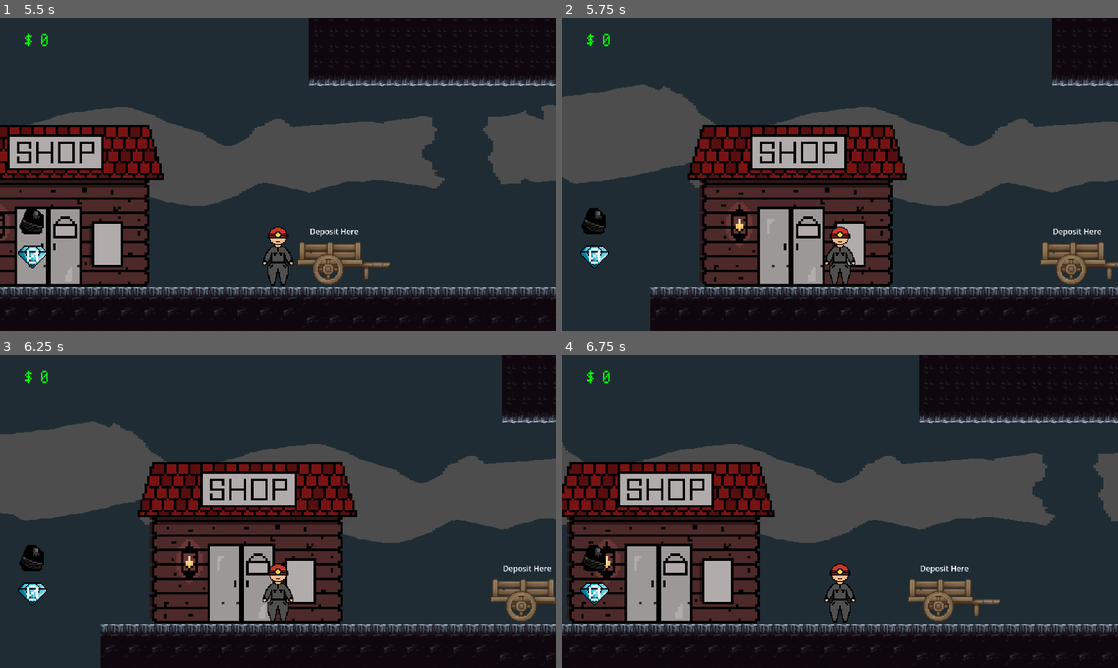
Above: before the commit, frames 1-4 (two rows, left to right).
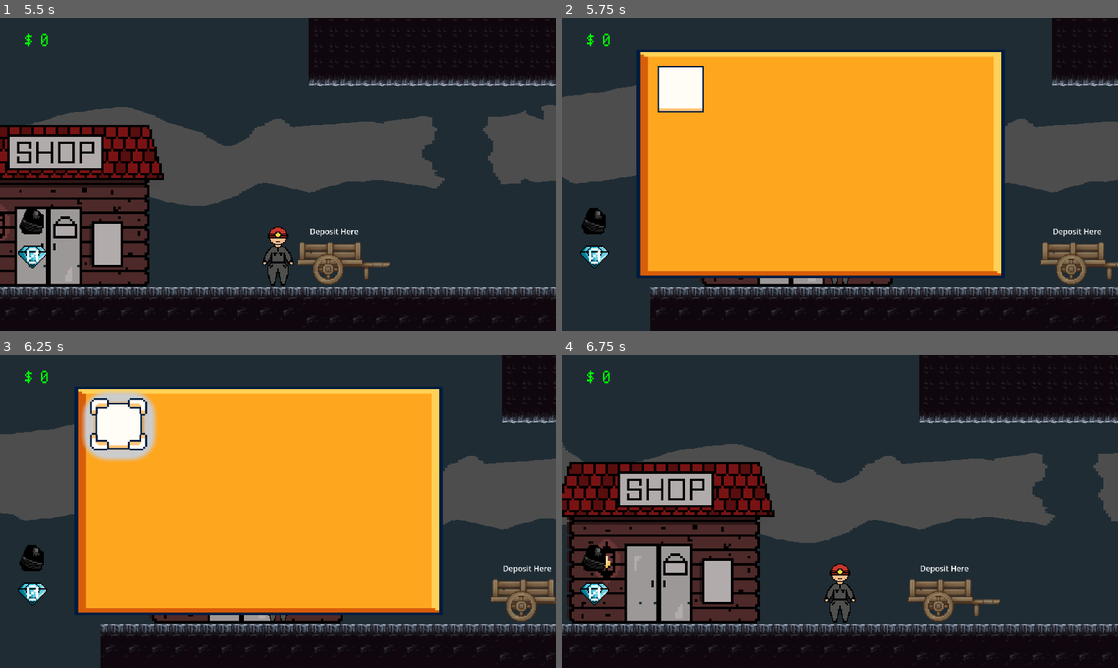
Above: after the commit, the same moments.

Repository: Jrees98/Pirate_Jam_15
Game: Godot game, scene res://Scenes/main.tscn
The game is run twice, just before and just after one commit, with the same random seed, the same clock (stepped at 60 frames per second) and the same inputs. The project has no main scene, so this scene is started directly.
Inputs (mouse positions are in pixels of both pictures, inside the frame that each line leads up to):
- Up to frame 1 (5.5 s): tap Enter at 0.5 s; move the mouse to (544, 255) at 0.52 s; hold D (move_right) 0.53-1.28 s; hold E (interact) 0.53-1.28 s; move the mouse to (166, 190) at 1.27 s; hold A (move_left) 1.28-2.03 s; tap E (interact) at 1.35, 2.85, 4.35 s; move the mouse to (333, 105) at 2.02 s; hold E (interact) 2.03-2.78 s; hold D (move_right) 2.03-3.53 s; move the mouse to (250, 237) at 2.77 s; move the mouse to (444, 221) at 3.52 s; hold E (interact) 3.53-4.28 s; hold A (move_left) from 3.53 s (still down); move the mouse to (111, 127) at 4.27 s; move the mouse to (305, 174) at 5.02 s; hold E (interact) from 5.03 s (still down)
- Up to frame 2 (5.75 s): keep holding A (move_left); keep holding E (interact)
- Up to frame 3 (6.25 s): release A (move_left) at 5.75 s; release E (interact) at 5.75 s; click (116, 426) at 5.77 s
- Up to frame 4 (6.75 s): move the mouse to (756, 433) at 6.52 s; hold D (move_right) from 6.53 s (still down); tap E (interact) at 6.6 s

Frame 1 is identical in both runs. In frame 2, 48% of the frame differs, in the area x 13-80%, y 10-84%; in frame 3, 48%; in frame 4, nothing differs.
Error in both runs: Attempt to call function 'show' in base 'null instance' on a null instance. (res://Scripts/mining_node.gd:24)

Commit message:
add shop UI and backpack1

Diff:
--- a/Global.gd
+++ b/Global.gd
@@ -9,6 +9,8 @@
 var gem_price : int
 var coal_price : int
 
+var personal_inventory_size : int
+
 # Called when the node enters the scene tree for the first time.
 func _ready():
 	blue_gem_chance = 5
@@ -17,6 +19,8 @@
 	gem_price = 5
 	coal_price = 2
 
+	personal_inventory_size = 0
+
 
 # Called every frame. 'delta' is the elapsed time since the previous frame.
 func _process(delta):
--- a/Scenes/shop.gd
+++ b/Scenes/shop.gd
@@ -1,12 +1,34 @@
 extends Area2D
+
+var backpack1_cost := 50
 
 
 
-func _on_body_entered(body):
-	print("Shop Entered")
+func _on_backpack_1_mouse_entered():
+	$CanvasLayer/Panel/Backpack1/ButtonSprite/Border1.show()
+	$CanvasLayer/Panel/Backpack1/Timer.start()
 
 
+func _on_backpack_1_mouse_exited():
+	var border1 = $CanvasLayer/Panel/Backpack1/ButtonSprite/Border1
+	border1.visible = not border1.visible
+	$CanvasLayer/Panel/Backpack1/Timer.stop()
+
+
+func _on_backpack_1_pressed():
+	if  Global.total_coins >= backpack1_cost:
+		Global.personal_inventory_size = 10
+		$CanvasLayer/Panel/Backpack1.queue_free()
+
+
+func _on_timer_timeout():
+	var border1 = $CanvasLayer/Panel/Backpack1/ButtonSprite/Border1
+	border1.visible = not border1.visible
+
+
+func _on_body_entered(body):
+	$CanvasLayer.show()
 
 
 func _on_body_exited(body):
-	print("Shop Left")
+	$CanvasLayer.hide()
--- a/Scenes/shop.tscn
+++ b/Scenes/shop.tscn
@@ -1,10 +1,17 @@
-[gd_scene load_steps=4 format=3 uid="uid://ot2mpv1d6pvq"]
+[gd_scene load_steps=9 format=3 uid="uid://ot2mpv1d6pvq"]
 
 [ext_resource type="Texture2D" uid="uid://bdta6gtirqse" path="res://Assets/Shop.png" id="1_72fx0"]
 [ext_resource type="Script" path="res://Scenes/shop.gd" id="1_qoqpp"]
+[ext_resource type="Texture2D" uid="uid://dpwqtlwwx40im" path="res://Assets/UI_Flat_Frame_02_Standard.png" id="3_7fnxc"]
+[ext_resource type="Texture2D" uid="uid://25x7b7jx8ybm" path="res://Assets/UI_Flat_Textfield_01.png" id="4_4b0lm"]
+[ext_resource type="Texture2D" uid="uid://dfso8pcd2fm5q" path="res://Assets/UI_Flat_Select_01a2.png" id="5_yl5sc"]
 
 [sub_resource type="RectangleShape2D" id="RectangleShape2D_85vvl"]
 size = Vector2(55, 18)
+
+[sub_resource type="StyleBoxEmpty" id="StyleBoxEmpty_876y1"]
+
+[sub_resource type="StyleBoxEmpty" id="StyleBoxEmpty_fjg30"]
 
 [node name="Shop" type="Area2D"]
 collision_layer = 0
@@ -18,5 +25,49 @@
 position = Vector2(23.5, 42)
 shape = SubResource("RectangleShape2D_85vvl")
 
+[node name="CanvasLayer" type="CanvasLayer" parent="."]
+visible = false
+
+[node name="Panel" type="Panel" parent="CanvasLayer"]
+anchors_preset = 15
+anchor_right = 1.0
+anchor_bottom = 1.0
+grow_horizontal = 2
+grow_vertical = 2
+theme_override_styles/panel = SubResource("StyleBoxEmpty_876y1")
+
+[node name="Main panel" type="Sprite2D" parent="CanvasLayer/Panel"]
+position = Vector2(1072, 604)
+scale = Vector2(15.9031, 9.85233)
+texture = ExtResource("3_7fnxc")
+
+[node name="Backpack1" type="Button" parent="CanvasLayer/Panel"]
+layout_mode = 0
+offset_left = 396.0
+offset_top = 200.0
+offset_right = 404.0
+offset_bottom = 208.0
+scale = Vector2(24.5939, 23.3238)
+theme_override_styles/normal = SubResource("StyleBoxEmpty_fjg30")
+
+[node name="ButtonSprite" type="Sprite2D" parent="CanvasLayer/Panel/Backpack1"]
+position = Vector2(3.9034, 4.07309)
+scale = Vector2(0.243963, 0.257248)
+texture = ExtResource("4_4b0lm")
+
+[node name="Border1" type="Sprite2D" parent="CanvasLayer/Panel/Backpack1/ButtonSprite"]
+visible = false
+z_index = 1
+position = Vector2(-0.166665, -1.33333)
+scale = Vector2(1.30958, 1.20171)
+texture = ExtResource("5_yl5sc")
+
+[node name="Timer" type="Timer" parent="CanvasLayer/Panel/Backpack1"]
+wait_time = 0.5
+
 [connection signal="body_entered" from="." to="." method="_on_body_entered"]
 [connection signal="body_exited" from="." to="." method="_on_body_exited"]
+[connection signal="mouse_entered" from="CanvasLayer/Panel/Backpack1" to="." method="_on_backpack_1_mouse_entered"]
+[connection signal="mouse_exited" from="CanvasLayer/Panel/Backpack1" to="." method="_on_backpack_1_mouse_exited"]
+[connection signal="pressed" from="CanvasLayer/Panel/Backpack1" to="." method="_on_backpack_1_pressed"]
+[connection signal="timeout" from="CanvasLayer/Panel/Backpack1/Timer" to="." method="_on_timer_timeout"]
Binary file added: Assets/Complete_GUI_Essential_Pack_Free_Version/01_Basic_Collection/01_Flat_Theme/Aseprite/UI_Animation_Flat.aseprite
Binary file added: Assets/Complete_GUI_Essential_Pack_Free_Version/01_Basic_Collection/01_Flat_Theme/Aseprite/UI_Flat.aseprite
Binary file added: Assets/Complete_GUI_Essential_Pack_Free_Version/01_Basic_Collection/01_Flat_Theme/Sprites/UI_Flat_Banner_01_Downward.png
Not shown, added: Assets/Complete_GUI_Essential_Pack_Free_Version/01_Basic_Collection/01_Flat_Theme/Sprites/UI_Flat_Banner_01_Downward.png.import
Binary file added: Assets/Complete_GUI_Essential_Pack_Free_Version/01_Basic_Collection/01_Flat_Theme/Sprites/UI_Flat_Banner_01_Upward.png
Not shown, added: Assets/Complete_GUI_Essential_Pack_Free_Version/01_Basic_Collection/01_Flat_Theme/Sprites/UI_Flat_Banner_01_Upward.png.import
Binary file added: Assets/Complete_GUI_Essential_Pack_Free_Version/01_Basic_Collection/01_Flat_Theme/Sprites/UI_Flat_Banner_02_Downward.png
Not shown, added: Assets/Complete_GUI_Essential_Pack_Free_Version/01_Basic_Collection/01_Flat_Theme/Sprites/UI_Flat_Banner_02_Downward.png.import
Binary file added: Assets/Complete_GUI_Essential_Pack_Free_Version/01_Basic_Collection/01_Flat_Theme/Sprites/UI_Flat_Banner_02_Upward.png
Not shown, added: Assets/Complete_GUI_Essential_Pack_Free_Version/01_Basic_Collection/01_Flat_Theme/Sprites/UI_Flat_Banner_02_Upward.png.import
Binary file added: Assets/Complete_GUI_Essential_Pack_Free_Version/01_Basic_Collection/01_Flat_Theme/Sprites/UI_Flat_Button_Large_Lock_01a1.png
Not shown, added: Assets/Complete_GUI_Essential_Pack_Free_Version/01_Basic_Collection/01_Flat_Theme/Sprites/UI_Flat_Button_Large_Lock_01a1.png.import
(and 271 more such lines)
